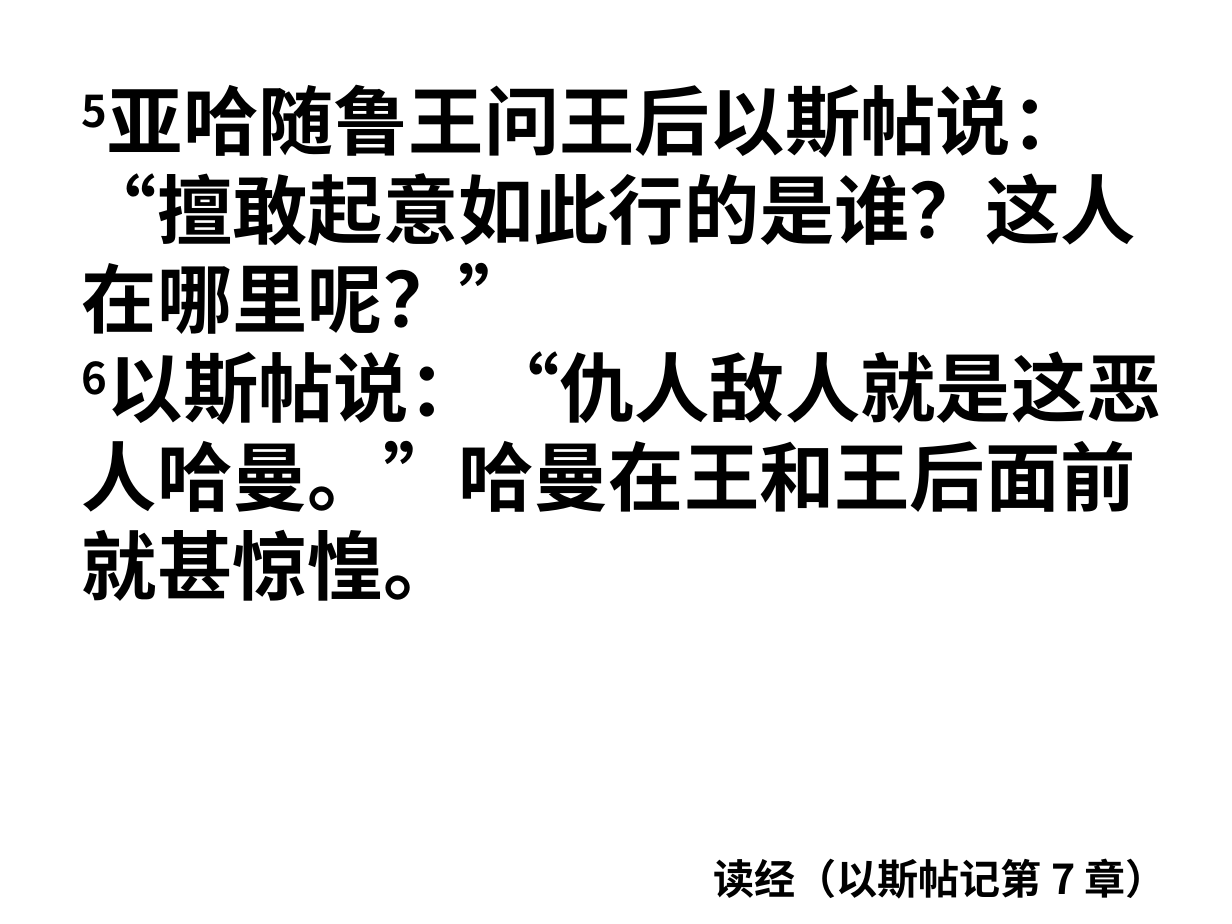
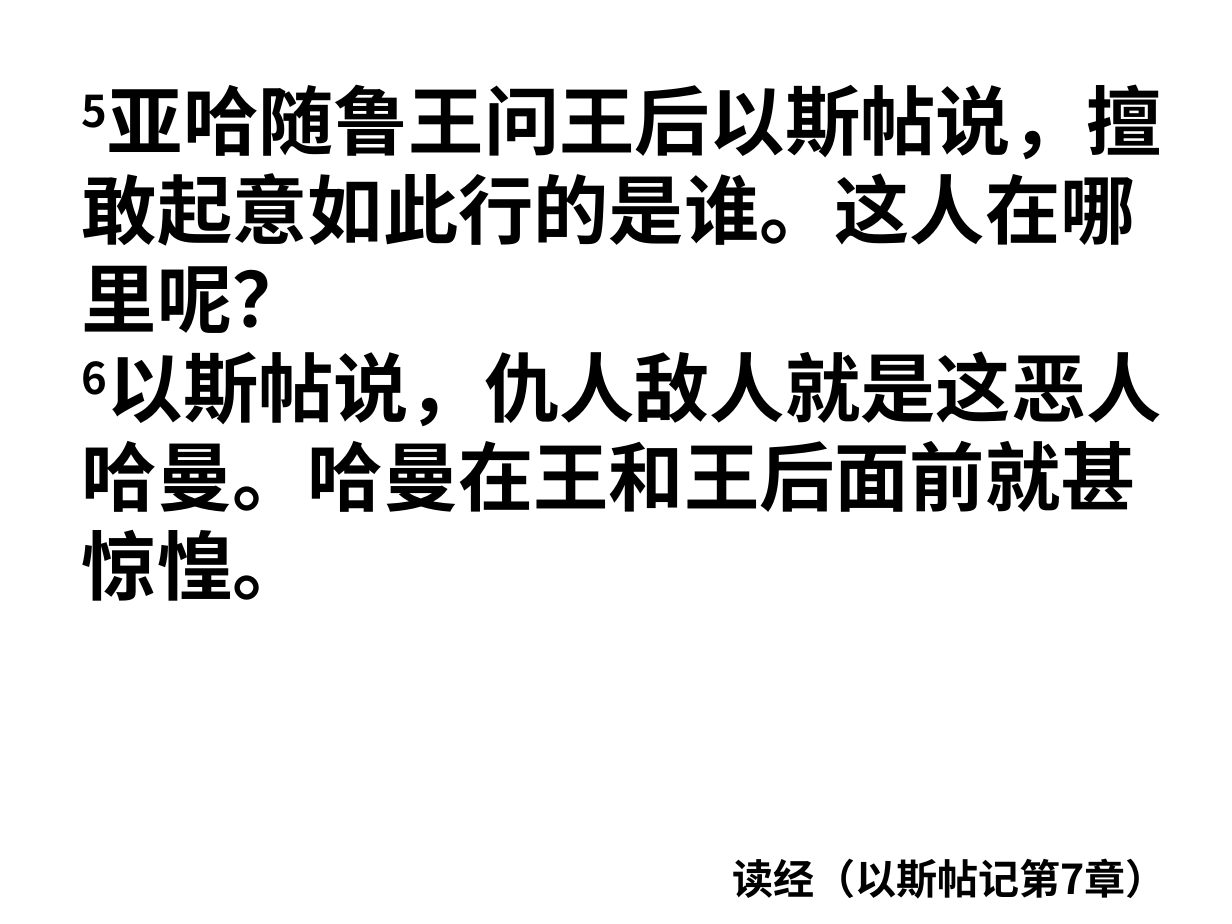
Before and after one commit to jackey-qiu/pyworship, a slide deck: slide 73 of 2023-08-16.pptx. Drawn at 1232x924 pixels with LibreOffice and Linux fonts; fonts in the diff are those of the drawing. Boxes give left, top, right and bottom in pixels: in the first picture for what was removed or moved away, otherwise in the second. Text is boxed around its words. In the diff, an @@ line names an element or a change of style, - is before the commit and + after.

```diff
--- a/2023-08-16.pptx
+++ b/2023-08-16.pptx
@@ text at (82, 84, 1162, 601): text changed @@
-5亚哈随鲁王问王后以斯帖说：“擅敢起意如此行的是谁？这人在哪里呢？”
-6以斯帖说：“仇人敌人就是这恶人哈曼。”哈曼在王和王后面前就甚惊惶。
+5亚哈随鲁王问王后以斯帖说，擅敢起意如此行的是谁。这人在哪里呢？
+6以斯帖说，仇人敌人就是这恶人哈曼。哈曼在王和王后面前就甚惊惶。
@@ text at (732, 858, 1167, 899): spaces changed @@
-读经（以斯帖记第 7 章）
+读经（以斯帖记第7章）
```
Also in this commit, not shown: 8 other slides changed, 4 other files.
